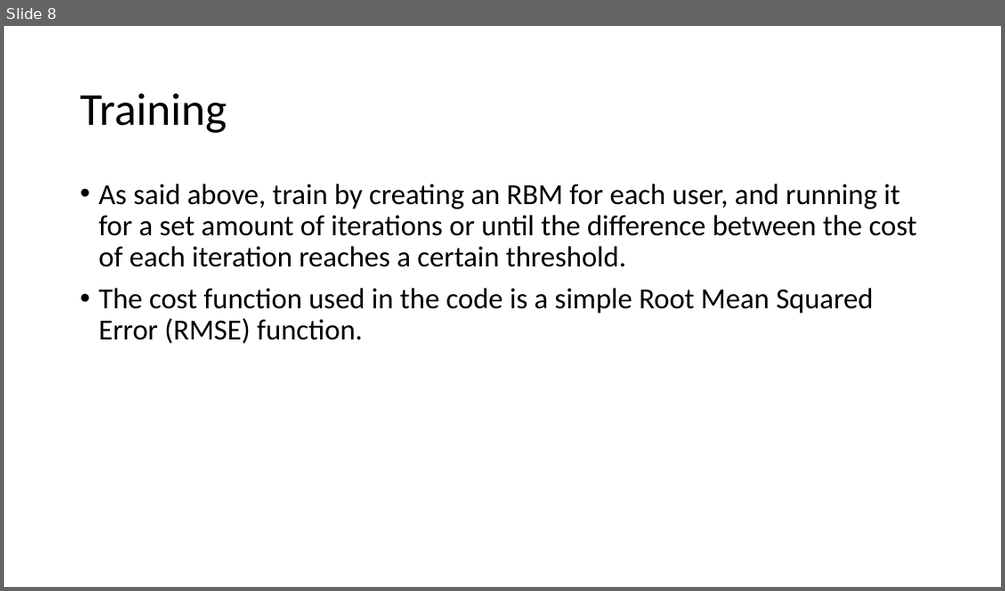
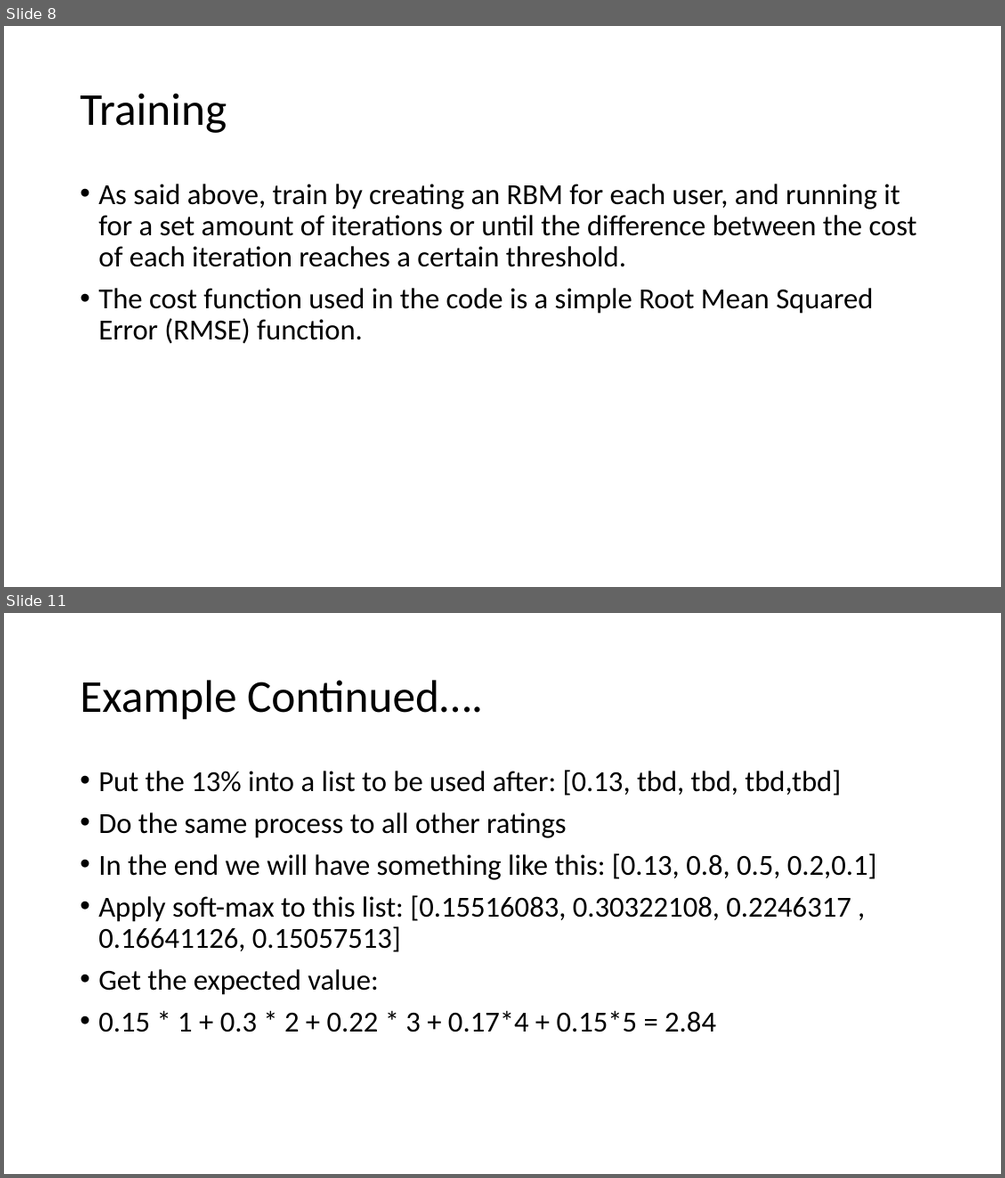
Before and after one commit to julianClayton/Recommender-RBM, a slide deck: rbm_cf.pptx. Shown one above the other, each under a label of ours: slide 8 before the commit, slides 8 and 11 after it; the slides between them are not shown. The pictures are 1005x591 and 1005x1178 pixels, drawn with LibreOffice and Linux fonts; fonts in the diff are those of the drawing. Boxes give left, top, right and bottom in pixels: in the first picture for what was removed or moved away, otherwise in the second. Text is boxed around its words. In the diff, an @@ line names an element or a change of style, - is before the commit and + after.

```diff
--- a/rbm_cf.pptx
+++ b/rbm_cf.pptx
@@ slide 11 added at (4, 613, 1001, 1174), background #FFFFFF @@
@@ title added at (80, 680, 483, 720), 44 pt, text #000000 @@
+Example Continued….
@@ text added at (98, 770, 877, 1032), 28 pt, text #000000 @@
+• Put the 13% into a list to be used after: [0.13, tbd, tbd, tbd,tbd]
+• Do the same process to all other ratings
+• In the end we will have something like this: [0.13, 0.8, 0.5, 0.2,0.1]
+• Apply soft-max to this list: [0.15516083, 0.30322108, 0.2246317 , 0.16641126, 0.15057513]
+• Get the expected value:
+• 0.15 * 1 + 0.3 * 2 + 0.22 * 3 + 0.17*4 + 0.15*5 = 2.84
```
Also in this commit, not shown: 1 slide changed, 4 other slides added.
